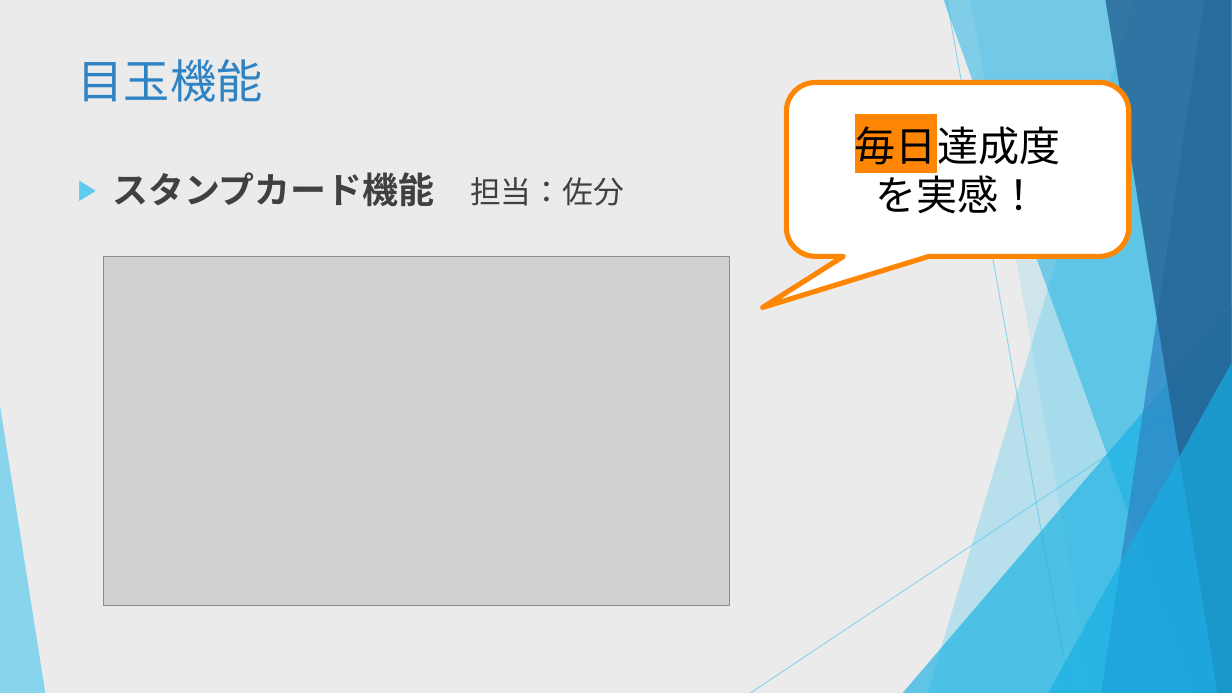
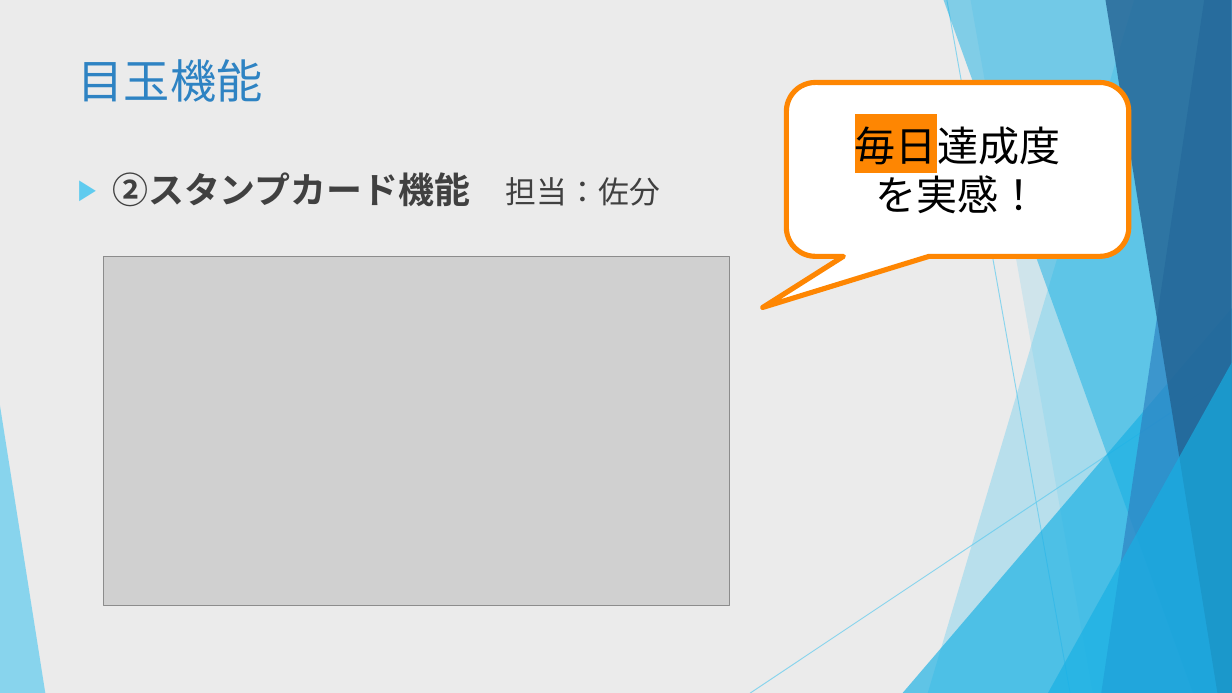
Before and after one commit to dojo2022/C-5, a slide deck: slide 16 of C5_配布資料/0630_C-5 _発表資料.pptx. Drawn at 1232x693 pixels with LibreOffice and Linux fonts; fonts in the diff are those of the drawing; grey boxes stand for pictures. Boxes give left, top, right and bottom in pixels: in the first picture for what was removed or moved away, otherwise in the second. Text is boxed around its words. In the diff, an @@ line names an element or a change of style, - is before the commit and + after.

```diff
--- a/C5_配布資料/0630_C-5 _発表資料.pptx
+++ b/C5_配布資料/0630_C-5 _発表資料.pptx
@@ text at (112, 172, 660, 207): text changed @@
-▶ スタンプカード機能 担当：佐分
+▶ ②スタンプカード機能 担当：佐分
```
Also in this commit, not shown: 10 other slides changed.
